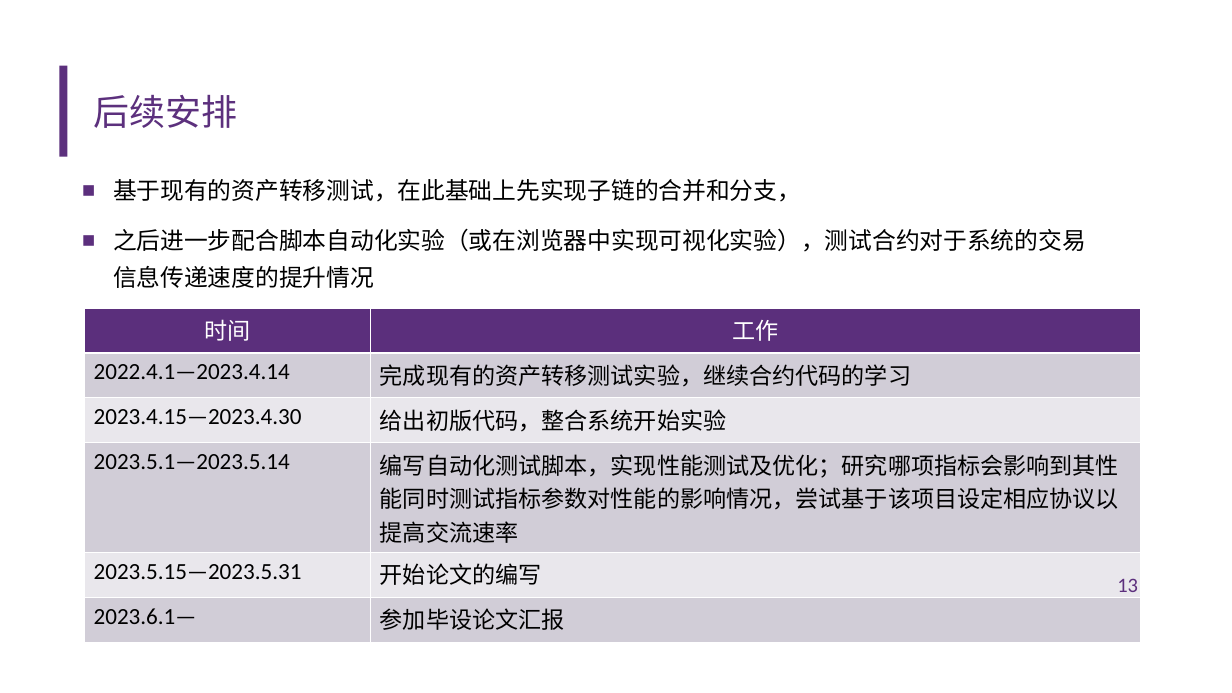
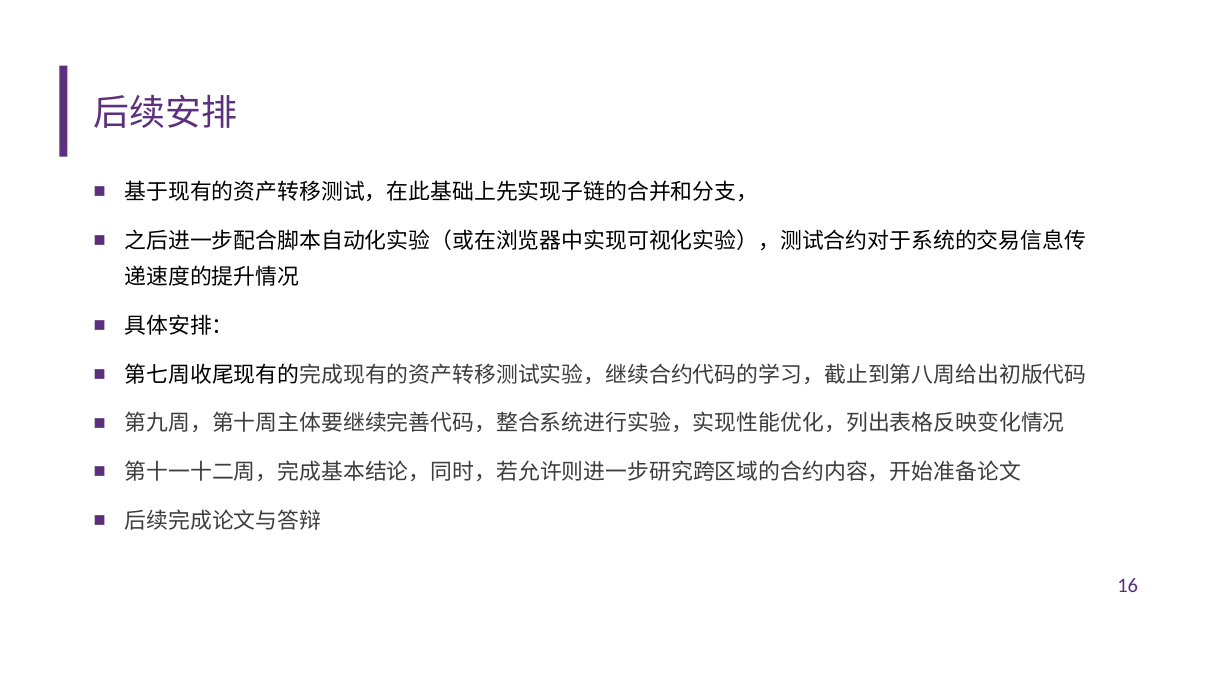
Before and after one commit to diyz19/GraduationDesign, a slide deck: slide 16 of 中期报告.pptx (slide 13 before the commit). Drawn at 1232x693 pixels with LibreOffice and Linux fonts; fonts in the diff are those of the drawing; background and template pictures are left out. Boxes give left, top, right and bottom in pixels: in the first picture for what was removed or moved away, otherwise in the second. Text is boxed around its words. In the diff, an @@ line names an element or a change of style, - is before the commit and + after.

```diff
--- a/中期报告.pptx
+++ b/中期报告.pptx
@@ text "基于现有的资产转移测试，在此基础上先实现子链的合并和分支，": place and size @@
-text "基于现有的资产转移测试，在此基础上先实现子链的合并和分支，" at [113,179,1086,288]
+text "基于现有的资产转移测试，在此基础上先实现子链的合并和分支，" at [125,180,1087,530]
@@ text at [125,180,1087,286]: size 18.5 to 17 pt in "基于现有的资产转移测试，在此基础上先实现子链的合并和分支，", "之后进一步配合脚本自动化实验（或在浏览器中实现可视化实验），测试合约对于系统的交易信息传递速度的提升情况"; line spacing 1.3 to 1.4 @@
@@ table removed at [84,308,1141,634], 6 rows, 2 columns @@
-时间 | 工作
-2022.4.1—2023.4.14 | 完成现有的资产转移测试实验，继续合约代码的学习
-2023.4.15—2023.4.30 | 给出初版代码，整合系统开始实验
-2023.5.1—2023.5.14 | 编写自动化测试脚本，实现性能测试及优化；研究哪项指标会影响到其性能同时测试指标参数对性能的影响情况，尝试基于该项目设定相应协议以提高交流速率
-2023.5.15—2023.5.31 | 开始论文的编写
-2023.6.1— | 参加毕设论文汇报
@@ text at [125,314,1087,530]: paragraphs added @@
+■ 具体安排：
+■ 第七周收尾现有的完成现有的资产转移测试实验，继续合约代码的学习，截止到第八周给出初版代码
+■ 第九周，第十周主体要继续完善代码，整合系统进行实验，实现性能优化，列出表格反映变化情况
+■ 第十一十二周，完成基本结论，同时，若允许则进一步研究跨区域的合约内容，开始准备论文
+■ 后续完成论文与答辩
@@ page number at [1117,578,1138,592]: text changed @@
-13
+16
```
Also in this commit, not shown: 6 other slides changed, 4 slides added.
